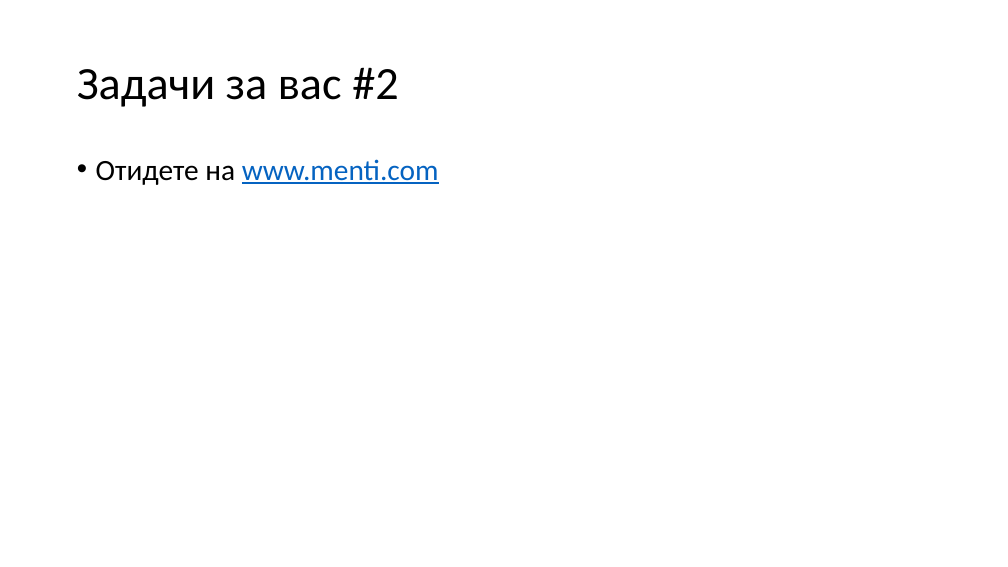
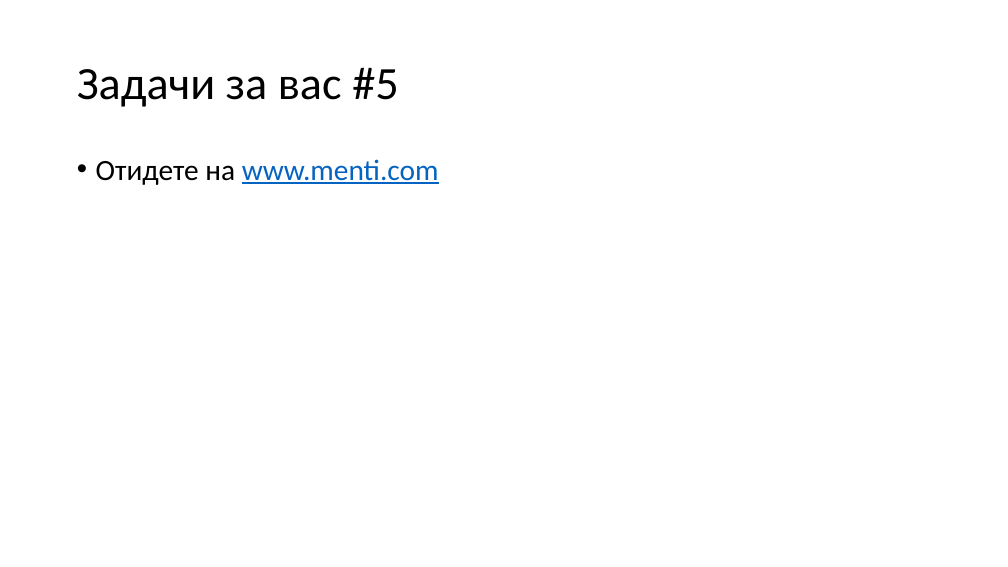
Before and after one commit to Mapmo/Uni-CPP, a slide deck: slide 40 of Object-Oriented Programming/Consultation 2/Consultation2.pptx (slide 49 before the commit). Drawn at 1008x567 pixels with LibreOffice and Linux fonts; fonts in the diff are those of the drawing. Boxes give left, top, right and bottom in pixels: in the first picture for what was removed or moved away, otherwise in the second. Text is boxed around its words. In the diff, an @@ line names an element or a change of style, - is before the commit and + after.

```diff
--- a/Object-Oriented Programming/Consultation 2/Consultation2.pptx
+++ b/Object-Oriented Programming/Consultation 2/Consultation2.pptx
@@ title at bbox=[77, 67, 398, 107]: text changed @@
-Задачи за вас #2
+Задачи за вас #5
```
Also in this commit, not shown: 10 other slides changed, 73 slides added, 74 slides removed, 4 other files.
